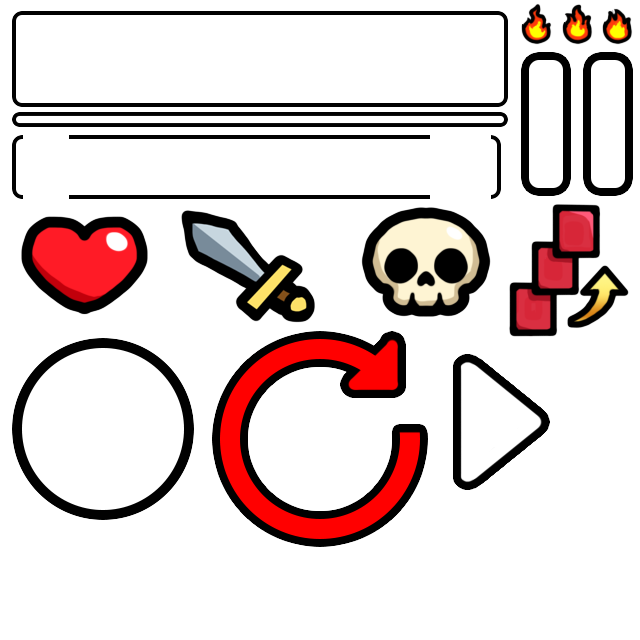
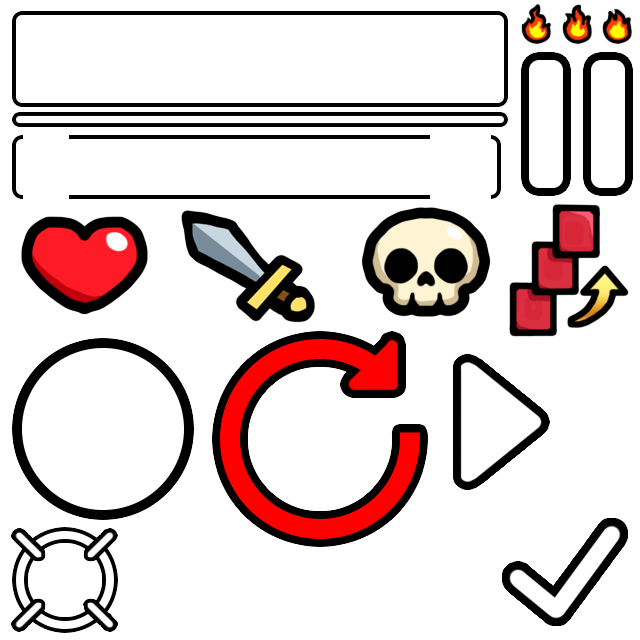
Layers edited between the first and the second 640 x 640 image:
added group "CritRate" with 2 layers in group "UI" over (14, 531, 115, 629)
added layer "Layer 7" in group "CritRate" over (14, 531, 115, 629)
added layer "Ellipse 2" in group "CritRate" over (16, 531, 114, 629)
added layer "CheckMark" in group "UI" over (509, 525, 621, 619)